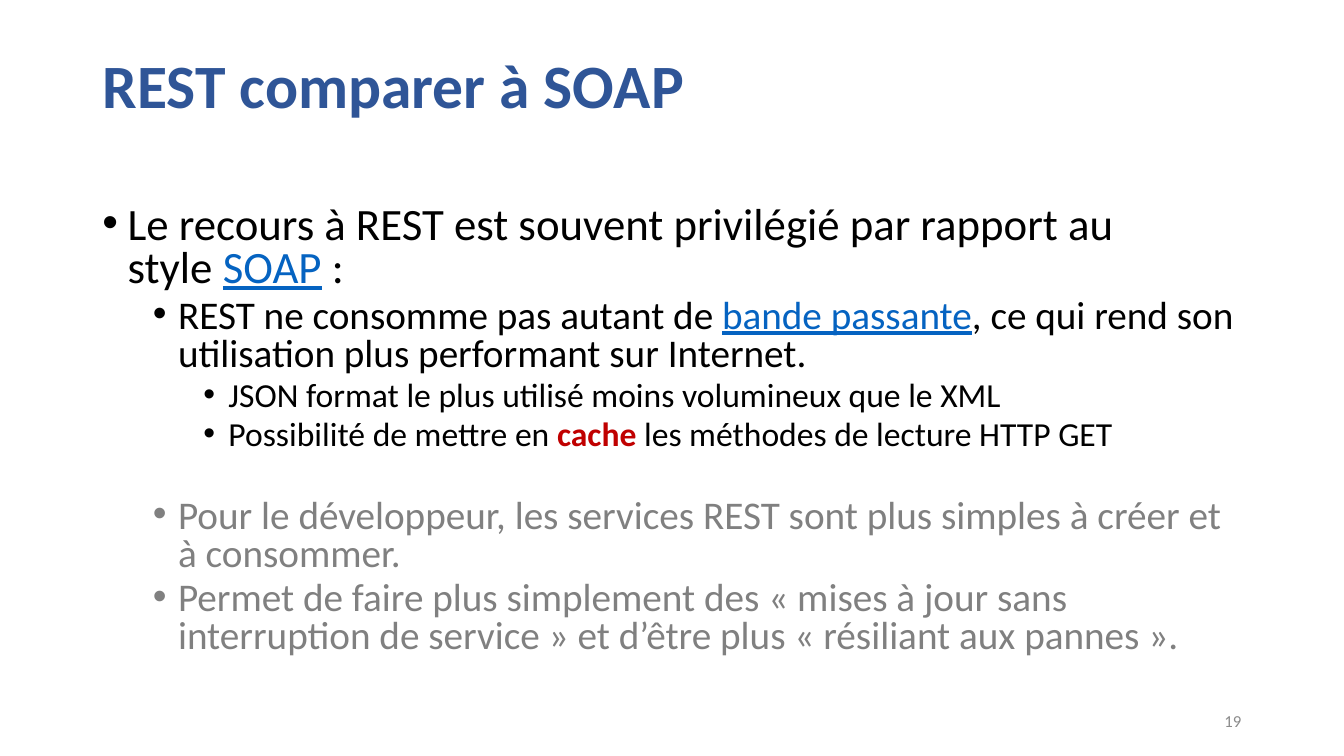
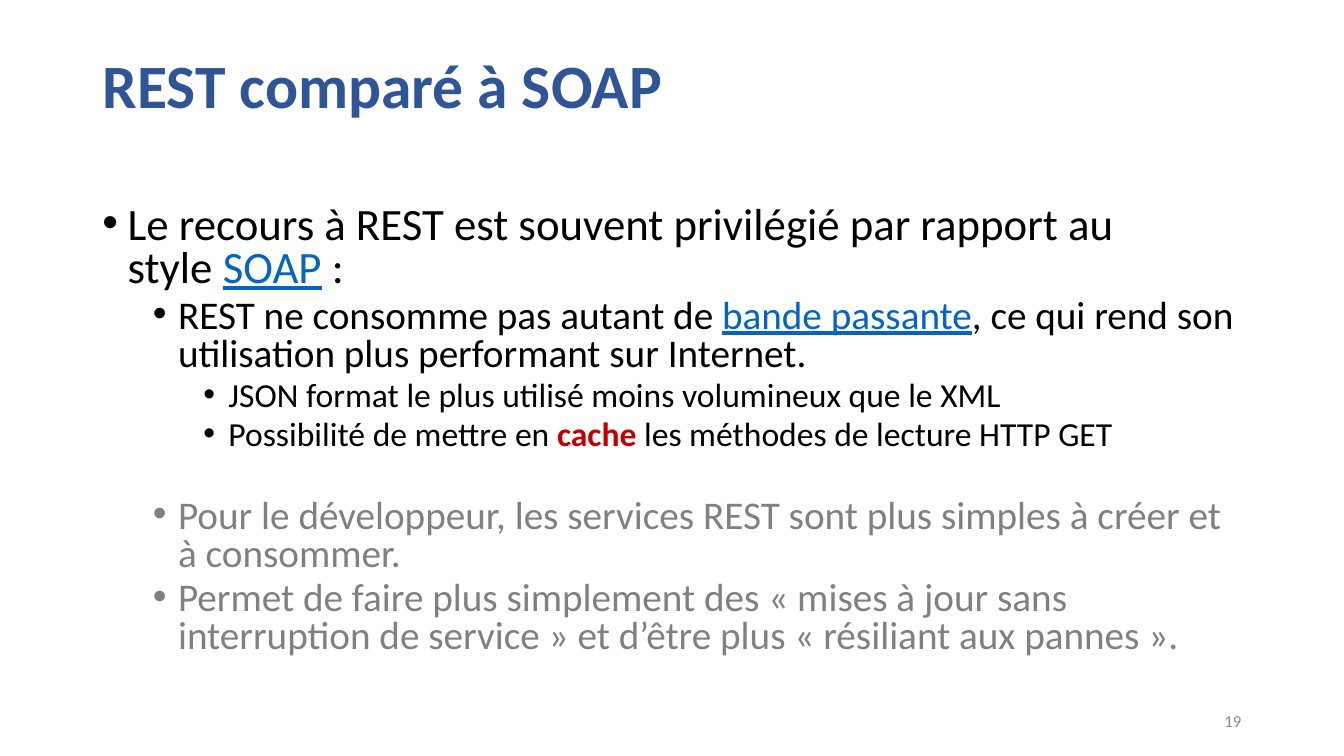
Before and after one commit to guillaumechervet/course.rest, a slide deck: slide 19 of documentations/3 - Web Services partie REST.pptx. Drawn at 1344x756 pixels with LibreOffice and Linux fonts; fonts in the diff are those of the drawing. Boxes give left, top, right and bottom in pixels: in the first picture for what was removed or moved away, otherwise in the second. Text is boxed around its words. In the diff, an @@ line names an element or a change of style, - is before the commit and + after.

```diff
--- a/documentations/3 - Web Services partie REST.pptx
+++ b/documentations/3 - Web Services partie REST.pptx
@@ title at [102,65,662,118]: text changed @@
-REST comparer à SOAP
+REST comparé à SOAP
```
Also in this commit, not shown: 9 other slides changed, 1 slide added, 2 other files.
